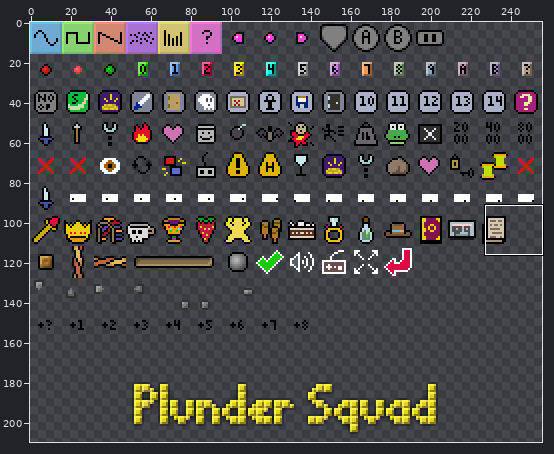
Two states of a sprite sheet, src/data/tilesheet/001-chrome.png. The picture above shows the old version from afar; the outline marks the close-up.
Close-up. Old version:
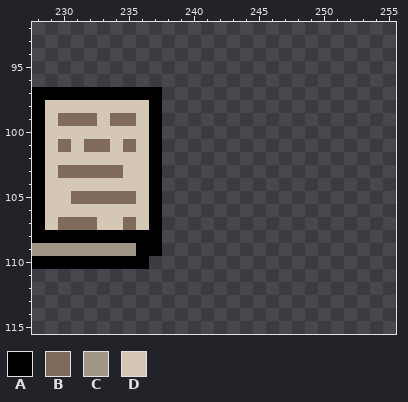
The file is 256x256 pixels. Pixels under 10% opacity are left out. Colours within 5 levels of each other are drawn and written as one. Shown: x 228..255, y 92..115. The wide view leaves out empty margins.
Palette (. is transparent): A #000000  B #7f6a5b  C #a19789  D #d4c8b4
Pixels before, first column x 228:
 97 AAAAAAAAAA
 98 ADDDDDDDDA
 99 ADBBBDBBDA
100 ADDDDDDDDA
101 ADBDBBDBDA
102 ADDDDDDDDA
103 ADBBBBBDDA
104 ADDDDDDDDA
105 ADDBBBBBDA
106 ADDDDDDDDA
107 ADBBBDDBDA
108 AAAAAAAAAA
109 CCCCCCCCAA
110 AAAAAAAAA.
Once edited:
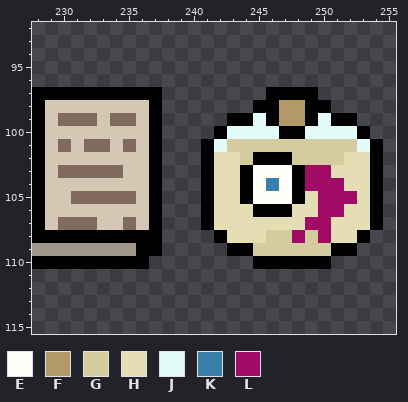
Colours new in this view: E #fffef9  F #b39868  G #d4cc9f  H #e5ddb4  J #e3fbf9  K #3880ab  L #a10b66
Edits made:
Changed rows in their new state; - is an unchanged pixel.
first column x 241:
 97 -----AAAA-----
 98 ----AAFFAA----
 99 --AAJAFFAJAA--
100 -AJJJJAAJJJJA-
101 AJGGGGGGGGGGJA
102 AHHGAAAGGGGHHA
103 AHHAEEEALLHHHA
104 AHHAEKEALLLHHA
105 AHHAEEEAHLLLHA
106 AHHHAAAHHLLHHA
107 AHHHHHHHLLHHHA
108 -AHHHGGLGLHHA-
109 --AAGGGGGGAA--
110 ----AAAAAA----
Boxes around the changes in both close-ups, in picture pixels (x1, y1, x2, y2):
added: (201, 87, 383, 269)
